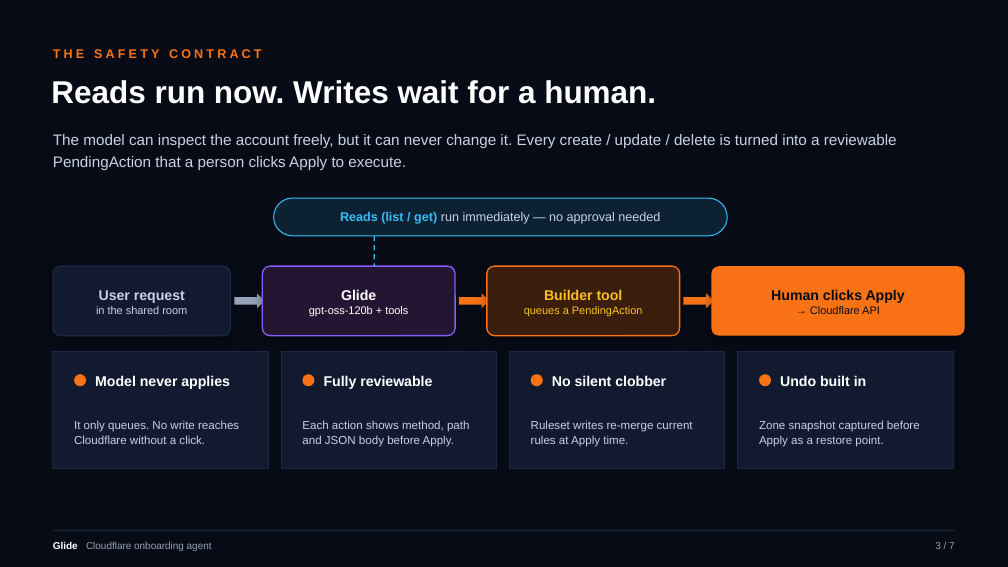
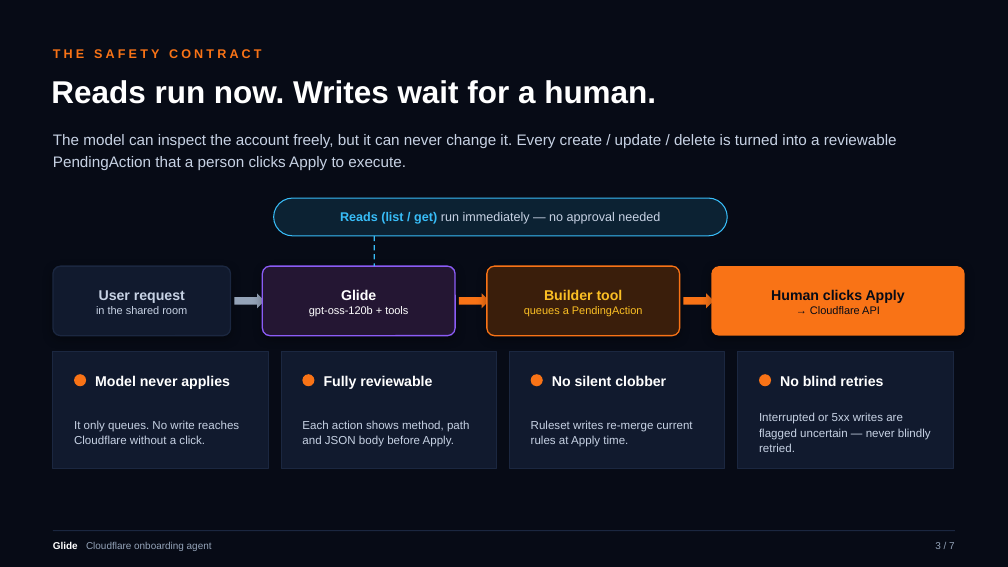
Before and after one commit to pottaarun/Glide, a slide deck: slide 3 of Glide.pptx. Drawn at 1008x567 pixels with LibreOffice and Linux fonts; fonts in the diff are those of the drawing. Boxes give left, top, right and bottom in pixels: in the first picture for what was removed or moved away, otherwise in the second. Text is boxed around its words. In the diff, an @@ line names an element or a change of style, - is before the commit and + after.

```diff
--- a/Glide.pptx
+++ b/Glide.pptx
@@ text at box(780, 375, 883, 386): text changed @@
-Undo built in
+No blind retries
@@ text at box(759, 412, 931, 452): text changed @@
-Zone snapshot captured before Apply as a restore point.
+Interrupted or 5xx writes are flagged uncertain — never blindly retried.
```
Also in this commit, not shown: 2 other slides changed, 15 other files.
